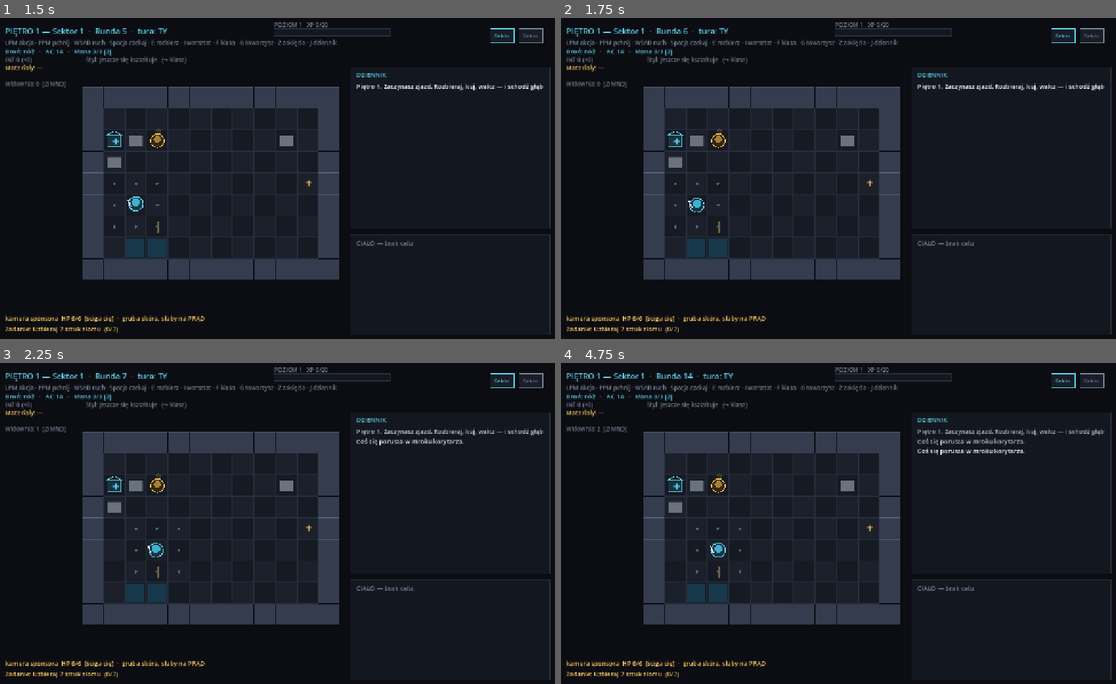
Above: before the commit, frames 1-4 (two rows, left to right).
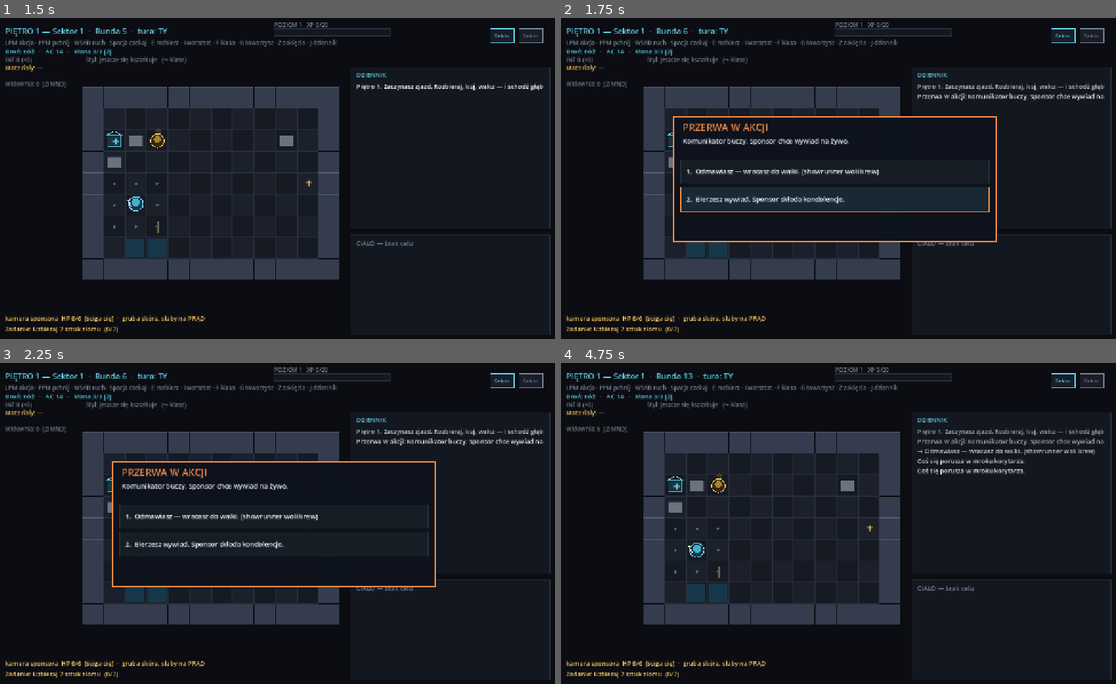
Above: after the commit, the same moments.

Repository: misiumen/crawlergame
Game: Godot game, scene res://scenes/Slice.tscn
Same seed, same stepped clock (60 frames per second), same inputs: the game is played once before the commit and once after it.
Inputs (mouse positions are in pixels of both pictures, inside the frame that each line leads up to):
- Up to frame 1 (1.5 s): tap Enter at 0.5 s; move the mouse to (399, 162) at 0.52 s; hold Right 0.53-1.28 s; tap 1 at 0.6, 1.35 s; click (399, 162) at 0.67 s; tap Space at 0.77, 1.25 s; move the mouse to (160, 194) at 1.27 s; hold Down from 1.28 s (still down)
- Up to frame 2 (1.75 s): keep holding Down; tap Space at 1.52 s
- Up to frame 3 (2.25 s): tap Enter at 2 s; move the mouse to (333, 452) at 2.02 s; release Down at 2.03 s; hold Right from 2.03 s (still down); tap M at 2.1 s
- Up to frame 4 (4.75 s): tap 1 every 0.75 s from 2.3 to 4.55 s; tap Space at 2.75, 3.02, 3.77, 4.52 s; move the mouse to (805, 587) at 2.77 s; release Right at 2.78 s; hold Up 2.78-3.53 s; tap Enter at 2.85, 4.25 s; click (805, 587) at 2.92 s; move the mouse to (1005, 571) at 3.52 s; hold A from 3.53 s (still down); tap Keypad Enter at 3.6 s; move the mouse to (660, 475) at 4.27 s; tap N at 4.35 s

Frame 1 is identical in both runs. In frame 2, 5.4% of the frame differs, in the area x 20-98%, y 20-70%; in frame 3, 5.0%; in frame 4, 1.2%.

Commit message:
Import 7: mid-floor decision beats
Ported engine/mid_floor_events.py. Once per floor (after a few turns, ~50%% chance)
a show beat interrupts the crawl with a binary fork. In the source the showrunner
auto-picked by audience band; here YOU choose (more engaging, same beats):
- Sponsor call: refuse (+widownia) vs interview (−widownia, +złom).
- Vending machine: kick it (+HP, +widownia) vs walk on.
- Injured crawler: pass (−widownia) vs patch them up (+widownia, −złom).
- Camera swarm: pose (+widownia) vs hide (−widownia).

sim/mid_floor_events.gd holds the beats; BoardView fires from _advance_floor_turn,
shows a clickable two-fork modal, applies audience/HP/scrap. Credits → złom.

575 GUT checks (beat fork applies effect + closes). Boots clean; exe rebuilt.

Co-Authored-By: Claude Opus 4.8 (1M context) <noreply@anthropic.com>

Diff:
--- a/dungeon-kraulem-godot/scenes/BoardView.gd
+++ b/dungeon-kraulem-godot/scenes/BoardView.gd
@@ -71,6 +71,7 @@
 var _safehouse: Dictionary = {}      # open safehouse modal: {id, subtype} (non-empty = open)
 var _crawler: Dictionary = {}        # open rival-crawler parley modal: {id} (non-empty = open)
 var _spellbook := false               # spell list overlay (cast with mana)
+var _event: Dictionary = {}           # active mid-floor decision beat (non-empty = modal)
 var _journal_screen := false          # knowledge journal overlay (clues + rumors)
 var _journal_scroll := 0.0
 const META_KIND_COL := {
@@ -391,6 +392,13 @@
 			_crawler = {}; queue_redraw()
 		return
 
+	# Mid-floor decision beat grabs input until a fork is chosen (1/2).
+	if not _event.is_empty():
+		var ei := kc - KEY_1
+		if ei >= 0 and ei < (_event.get("forks", []) as Array).size():
+			_event_choose(ei)
+		return
+
 	# Knowledge journal: scroll + close.
 	if _journal_screen:
 		if kc == KEY_ESCAPE or kc == KEY_J:
@@ -500,7 +508,8 @@
 		and _summary.is_empty() and _dlg.is_empty() and _box_anim.is_empty() \
 		and _route_offer.is_empty() and _class_offer.is_empty() and not _craft_open \
 		and _levelup.is_empty() and not _ach_screen and not _meta_screen \
-		and _safehouse.is_empty() and _crawler.is_empty() and not _spellbook and not _journal_screen
+		and _safehouse.is_empty() and _crawler.is_empty() and not _spellbook \
+		and not _journal_screen and _event.is_empty()
 
 ## Viewport pixel -> board cell.
 func _cell_from_mouse(pos: Vector2) -> Vector2i:
@@ -593,6 +602,7 @@
 		"safe_close":        _safehouse = {}; queue_redraw()
 		"crawler_action":    _crawler_action(z.get("s", ""))
 		"cast":              _cast_spell(z.get("s", ""))
+		"event_fork":        _event_choose(i)
 		"levelup_stat":      _spend_skill_point(z.get("s", ""))
 		"levelup_close":     _levelup = {}; queue_redraw()
 
@@ -1400,6 +1410,14 @@
 	# Biome gimmick: a periodic flavor quirk with a tiny mechanical nudge.
 	if floor.turn > 0 and floor.turn % 6 == 0:
 		_animate(BiomeGimmicks.tick(floor, sim, _narr_rng))
+	# Mid-floor decision beat: at most once per floor, after a few turns.
+	if _event.is_empty() and floor.turn >= 5 \
+			and int(floor.player.flags.get("event_floor", -1)) != floor.depth \
+			and _narr_rng.randf() < 0.5:
+		floor.player.flags["event_floor"] = floor.depth
+		_event = MidFloorEvents.pick(_narr_rng)
+		_log_push("Przerwa w akcji: %s" % _event.get("intro", ""))
+		queue_redraw()
 	# The Syndicate may now read your style and offer a class.
 	if _class_offer.is_empty():
 		var offer := floor.check_class_offer()
@@ -1600,6 +1618,28 @@
 			_crawler = {}
 		_:
 			_crawler = {}
+	queue_redraw()
+
+## Resolve a mid-floor decision beat: apply the chosen fork's effect, then close.
+func _event_choose(idx: int) -> void:
+	if _event.is_empty():
+		return
+	var forks: Array = _event.get("forks", [])
+	if idx < 0 or idx >= forks.size():
+		_event = {}; queue_redraw(); return
+	var fx: Dictionary = (forks[idx] as Dictionary).get("effect", {})
+	if fx.has("audience") and floor.audience != null:
+		floor.audience.change(int(fx["audience"]), "event")
+	if fx.has("zlom"):
+		sim.materials["złom"] = maxi(0, _zlom() + int(fx["zlom"]))
+	if fx.has("hp"):
+		var p := sim.player()
+		if int(fx["hp"]) >= 0:
+			p.hp = mini(p.max_hp, p.hp + int(fx["hp"]))
+		else:
+			p.hp = maxi(1, p.hp + int(fx["hp"]))
+	_log_push("→ " + str((forks[idx] as Dictionary).get("label", "")))
+	_event = {}
 	queue_redraw()
 
 ## Turn a crawler into a real, aware enemy on the board.
@@ -2429,6 +2469,8 @@
 		_draw_safehouse()
 	if not _crawler.is_empty():
 		_draw_crawler_modal()
+	if not _event.is_empty():
+		_draw_event_modal()
 	if _spellbook:
 		_draw_spellbook()
 	_draw_toasts()
@@ -2892,6 +2934,27 @@
 	draw_string(_font, Vector2(px + 20, py + H - 16), "Klik / 1–9 rzuca w najbliższego wroga   ·   [Z]/[Esc] zamknij",
 		HORIZONTAL_ALIGNMENT_LEFT, -1, 12, COL_DIM)
 
+## Mid-floor decision beat: an intro line + two clickable forks.
+func _draw_event_modal() -> void:
+	var W := 720.0; var H := 280.0
+	var px := (1280 - W) / 2.0; var py := (720 - H) / 2.0
+	draw_rect(Rect2(px, py, W, H), Color(0.05, 0.07, 0.11, 0.98))
+	draw_rect(Rect2(px, py, W, H), COL_GAS, false, 2.0)
+	draw_string(_font, Vector2(px + 20, py + 32), "PRZERWA W AKCJI", HORIZONTAL_ALIGNMENT_LEFT, -1, 22, COL_GAS)
+	draw_string(_font, Vector2(px + 20, py + 60), _event.get("intro", ""),
+		HORIZONTAL_ALIGNMENT_LEFT, W - 40, 15, COL_BRIGHT)
+	var forks: Array = _event.get("forks", [])
+	var cy := py + 96.0
+	for i in forks.size():
+		var box := Rect2(px + 16, cy, W - 32, 54)
+		var hot := _hover(box)
+		draw_rect(box, Color(0.10, 0.16, 0.20, 0.95) if hot else Color(0.09, 0.12, 0.15, 0.9))
+		draw_rect(box, COL_GAS if hot else COL_GRID, false, 2.0 if hot else 1.0)
+		draw_string(_font, Vector2(px + 28, cy + 32), "%d.  %s" % [i + 1, (forks[i] as Dictionary).get("label", "")],
+			HORIZONTAL_ALIGNMENT_LEFT, W - 60, 15, COL_BRIGHT)
+		_zone(box, "event_fork", i)
+		cy += 62.0
+
 ## Rival-crawler parley: talk / rob / fight. Robbing is a DEX gamble; a hostile
 ## crawler only offers a fight.
 func _draw_crawler_modal() -> void:
--- /dev/null
+++ b/dungeon-kraulem-godot/sim/mid_floor_events.gd
@@ -0,0 +1,35 @@
+class_name MidFloorEvents
+extends RefCounted
+## Mid-floor "show beats", ported from pygame engine/mid_floor_events.py. Now and
+## then a little decision fork interrupts the crawl. In the source the SHOWRUNNER
+## picked for you by audience band; here YOU choose (more engaging, same beats),
+## and the consequence lands immediately. Credits → złom (no credit economy here).
+##
+## Beat: {key, intro, forks:[{label, effect:{audience,zlom,hp}}]}.
+
+const BEATS := [
+	{"key": "sponsor_call", "intro": "Komunikator buczy. Sponsor chce wywiad na żywo.",
+		"forks": [
+			{"label": "Odmawiasz — wracasz do walki. (showrunner woli krew)", "effect": {"audience": 3}},
+			{"label": "Bierzesz wywiad. Sponsor składa kondolencje.", "effect": {"audience": -2, "zlom": 8}},
+		]},
+	{"key": "vending_choice", "intro": "Stary automat z przekąskami mruga awaryjnym światłem.",
+		"forks": [
+			{"label": "Kopiesz automat — wypada batonik i alarm.", "effect": {"hp": 4, "audience": 2}},
+			{"label": "Idziesz dalej. Automat zostaje urażony.", "effect": {"audience": -1}},
+		]},
+	{"key": "injured_crawler", "intro": "Ranny zawodnik charczy pod ścianą. Patrzy na ciebie.",
+		"forks": [
+			{"label": "Mijasz go. Twardo i krótko.", "effect": {"audience": -3}},
+			{"label": "Dajesz opatrunek. Wzajemna ulga (i show).", "effect": {"audience": 4, "zlom": -3}},
+		]},
+	{"key": "camera_swarm", "intro": "Rój kamer sponsora otacza cię w korytarzu.",
+		"forks": [
+			{"label": "Robisz pozę. Kliki, ujęcia, sława.", "effect": {"audience": 5}},
+			{"label": "Zasłaniasz twarz, idziesz dalej.", "effect": {"audience": -1}},
+		]},
+]
+
+## Pick a beat for this floor (deterministic from the rng).
+static func pick(rng: RandomNumberGenerator) -> Dictionary:
+	return BEATS[rng.randi_range(0, BEATS.size() - 1)].duplicate(true)
--- a/dungeon-kraulem-godot/tests/test_view.gd
+++ b/dungeon-kraulem-godot/tests/test_view.gd
@@ -329,6 +329,19 @@
 	_ck(true, "the knowledge journal draws without crash")
 	bv._journal_screen = false
 
+	# mid-floor decision beat: choosing a fork applies its effect
+	bv._event = {"key": "camera_swarm", "intro": "Kamery!", "forks": [
+		{"label": "Pozuj", "effect": {"audience": 5}},
+		{"label": "Zasłoń twarz", "effect": {"audience": -1}}]}
+	var aud_pre: int = bv.floor.audience.rating if bv.floor.audience else 0
+	for i in 2:
+		bv._process(0.016)
+	_ck(true, "mid-floor event modal draws without crash")
+	bv._event_choose(0)                  # pose for the cameras → +5 audience
+	_ck(bv._event.is_empty(), "choosing a fork closes the beat")
+	if bv.floor.audience:
+		_ck(bv.floor.audience.rating >= aud_pre, "the chosen fork applies its effect")
+
 	# hammer many actions + frames; must never crash
 	for i in 30:
 		bv.handle_dir(Vector2i.LEFT)
Not shown, added: dungeon-kraulem-godot/sim/mid_floor_events.gd.uid
